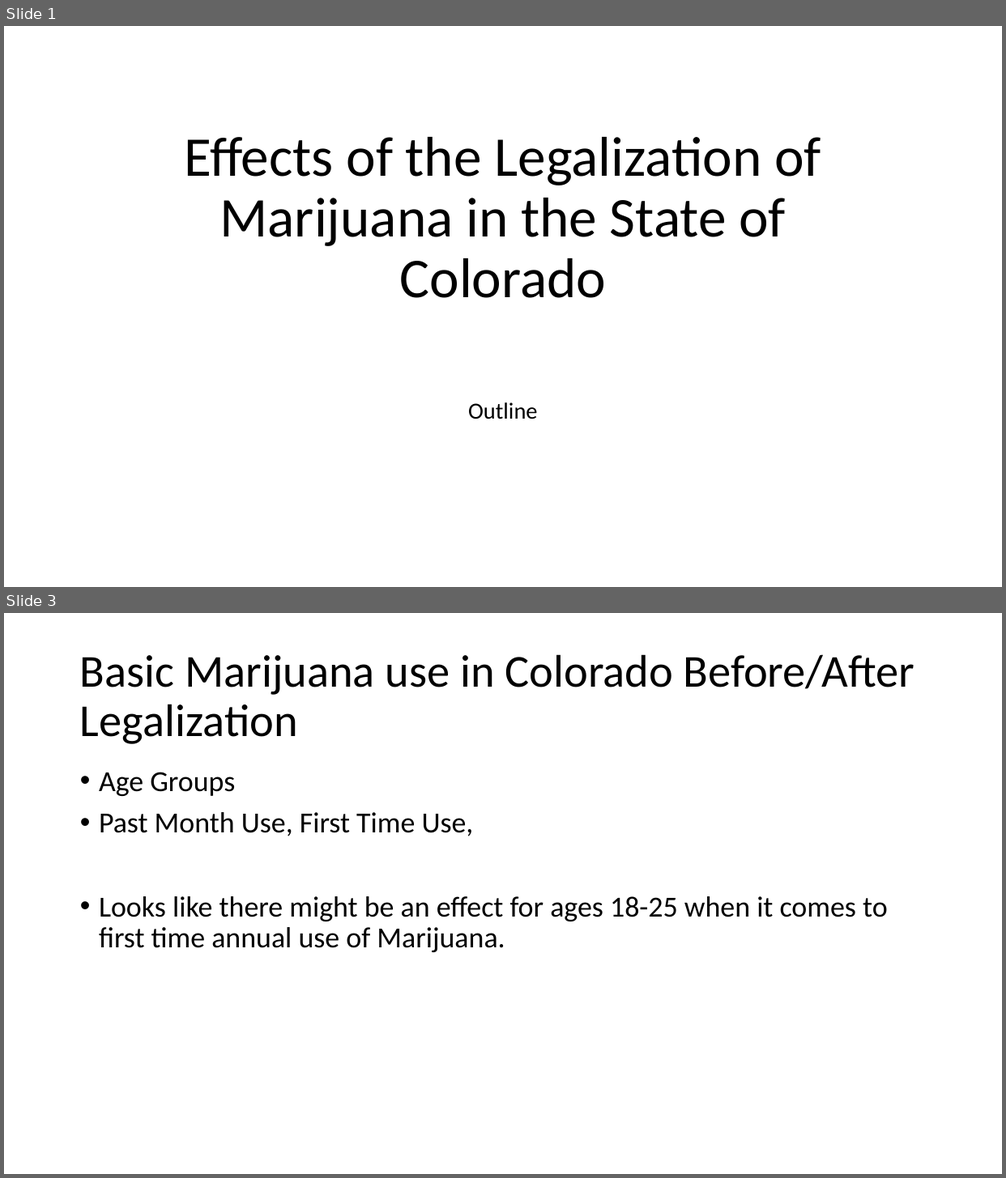
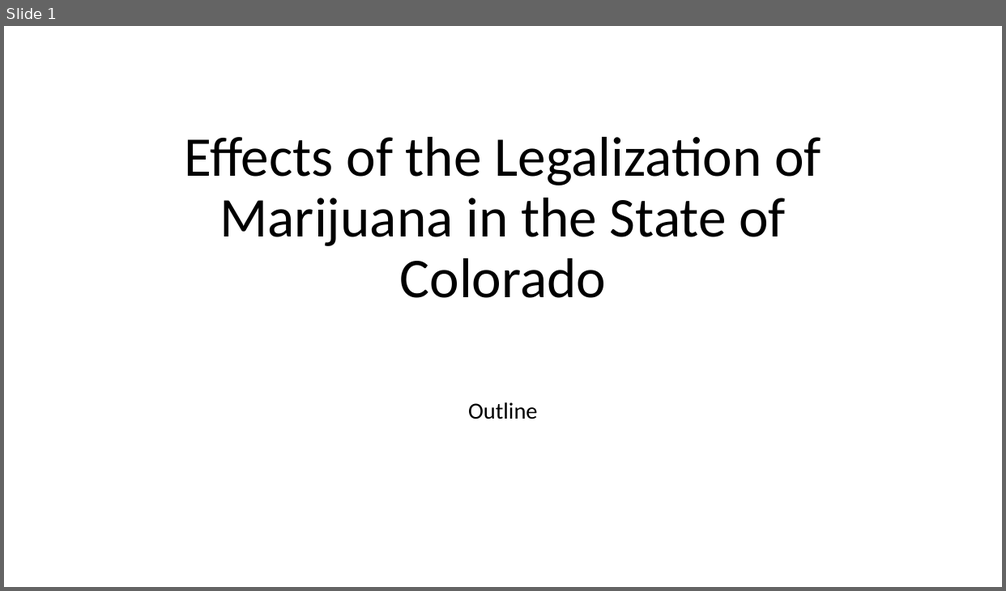
Before and after one commit to zdsteele/Project_1, a slide deck: Outline.pptx. Shown one above the other, each under a label of ours: slides 1 and 3 before the commit, slide 1 after it; the slides between them are not shown. The pictures are 1006x1178 and 1006x591 pixels, drawn with LibreOffice and Linux fonts; fonts in the diff are those of the drawing. Boxes give left, top, right and bottom in pixels: in the first picture for what was removed or moved away, otherwise in the second. Text is boxed around its words. In the diff, an @@ line names an element or a change of style, - is before the commit and + after.

```diff
--- a/Outline.pptx
+++ b/Outline.pptx
@@ slide 3 removed at <box>4,613,1002,1174</box>, background #FFFFFF @@
@@ title removed at <box>80,654,915,744</box> @@
-Basic Marijuana use in Colorado Before/After Legalization
@@ text removed at <box>99,772,888,952</box> @@
-• Age Groups
-• Past Month Use, First Time Use,
-• Looks like there might be an effect for ages 18-25 when it comes to first time annual use of Marijuana.
```
Also in this commit, not shown: 2 slides changed, 8 slides added, 14 other slides removed.
